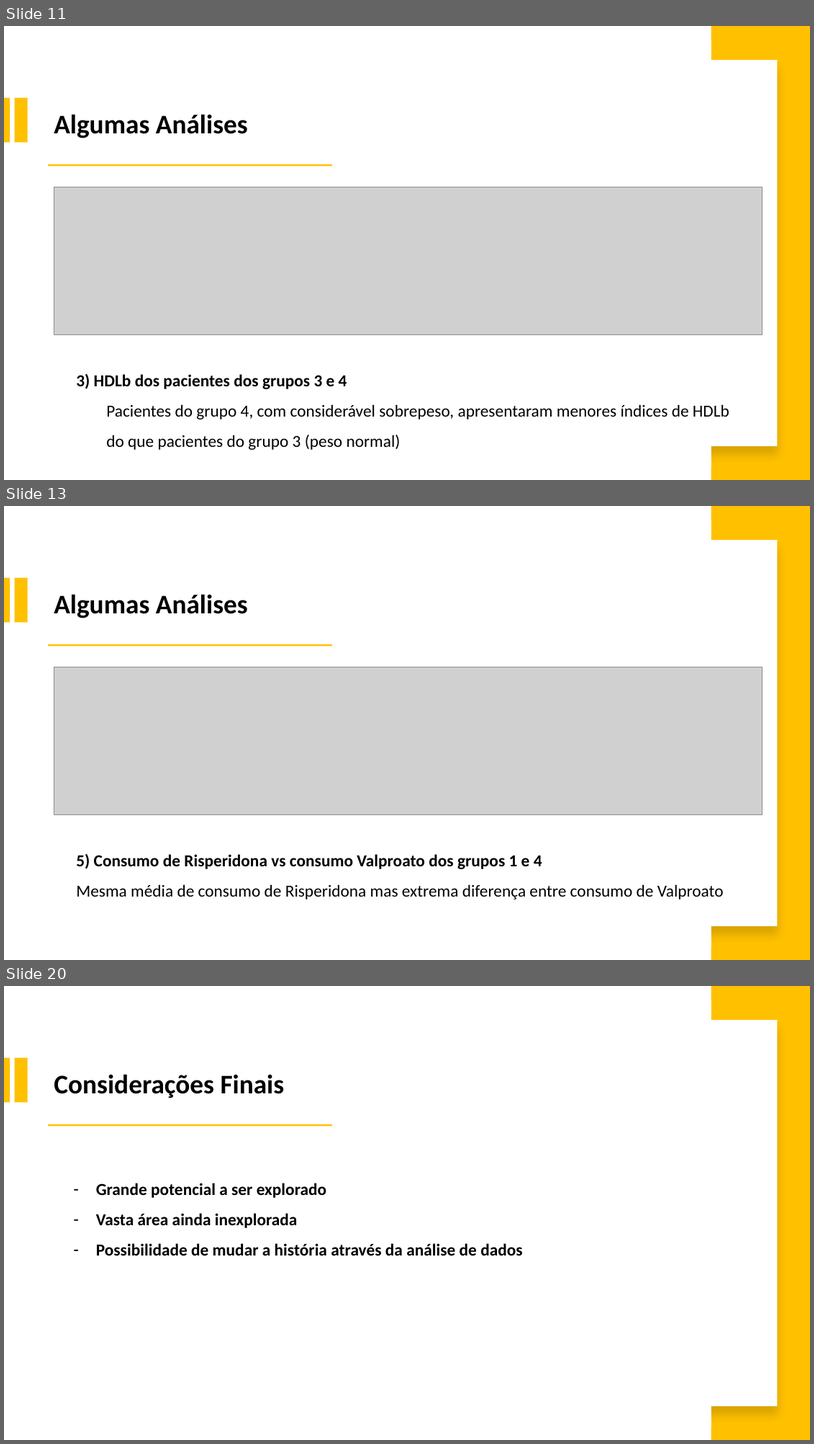
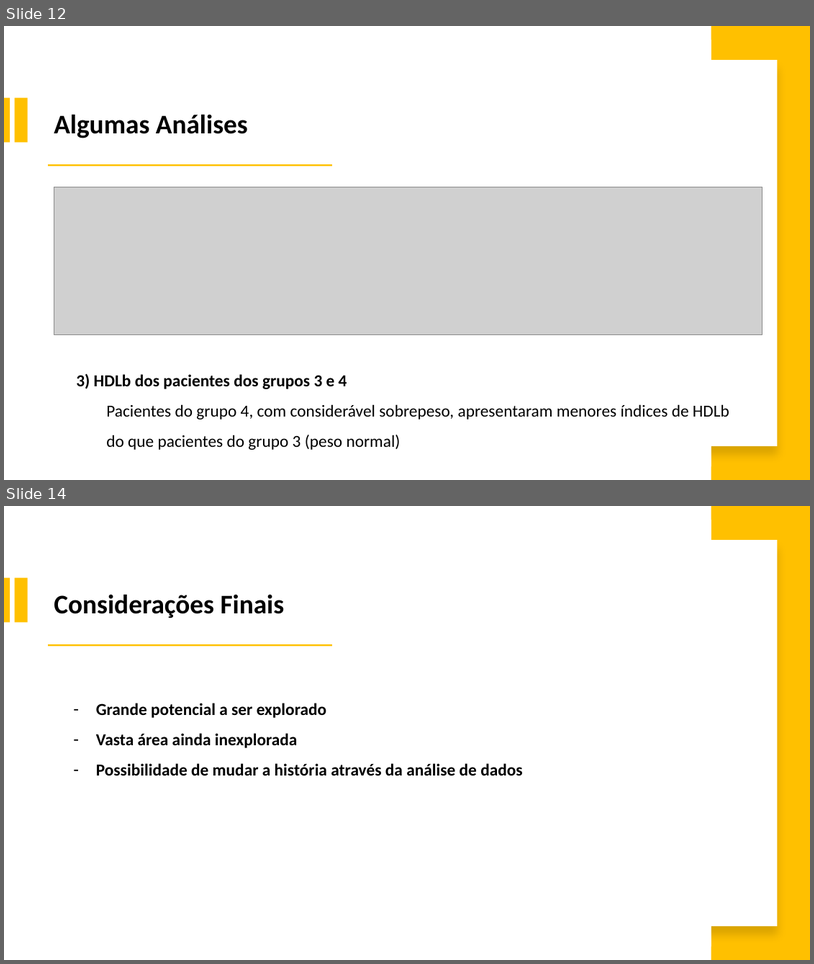
Before and after one commit to israeljmcarvalho/portfolioicarvalho, a slide deck: slides/Slides Portfólio Israel J. M. Carvalho.pptx. Shown one above the other, each under a label of ours: slides 11, 13 and 20 before the commit, slides 12 and 14 after it; the slides between them are not shown. The pictures are 814x1444 and 814x964 pixels, drawn with LibreOffice and Linux fonts; fonts in the diff are those of the drawing; grey boxes stand for pictures. Boxes give left, top, right and bottom in pixels: in the first picture for what was removed or moved away, otherwise in the second. Text is boxed around its words. In the diff, an @@ line names an element or a change of style, - is before the commit and + after.

```diff
--- a/slides/Slides Portfólio Israel J. M. Carvalho.pptx
+++ b/slides/Slides Portfólio Israel J. M. Carvalho.pptx
@@ slide 13 removed at [4, 506, 810, 960], background #FFFFFF @@
@@ rectangle removed at [349, 520, 712, 947] @@
@@ rectangle removed at [712, 506, 810, 960] @@
@@ rectangle removed at [381, 540, 778, 926] @@
@@ rectangle removed at [4, 577, 10, 622] @@
@@ rectangle removed at [14, 577, 27, 622] @@
@@ text removed at [54, 594, 248, 618] @@
-Algumas Análises
@@ rectangle removed at [48, 644, 332, 646] @@
@@ picture removed at [54, 667, 763, 815] @@
@@ text removed at [76, 854, 724, 899] @@
-    5) Consumo de Risperidona vs consumo Valproato dos grupos 1 e 4
-    Mesma média de consumo de Risperidona mas extrema diferença entre consumo de Valproato
@@ what was slide 11 is now slide 12 @@
@@ what was slide 20 is now slide 14 @@
```
Also in this commit, not shown: 5 slides changed, 2 slides added, 7 other slides removed, 13 other files.
